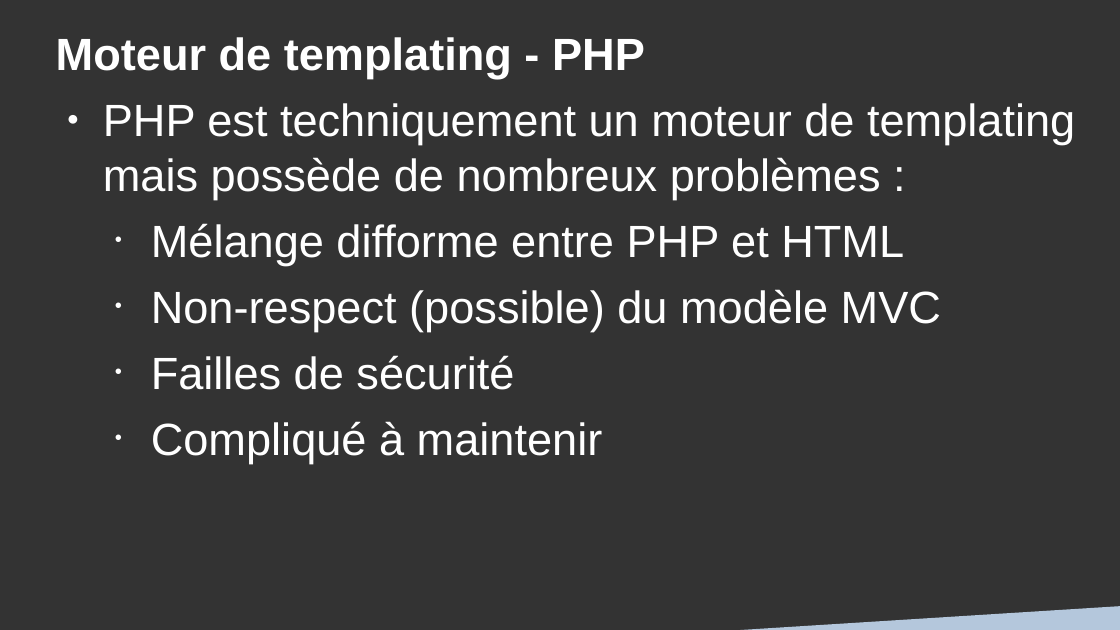
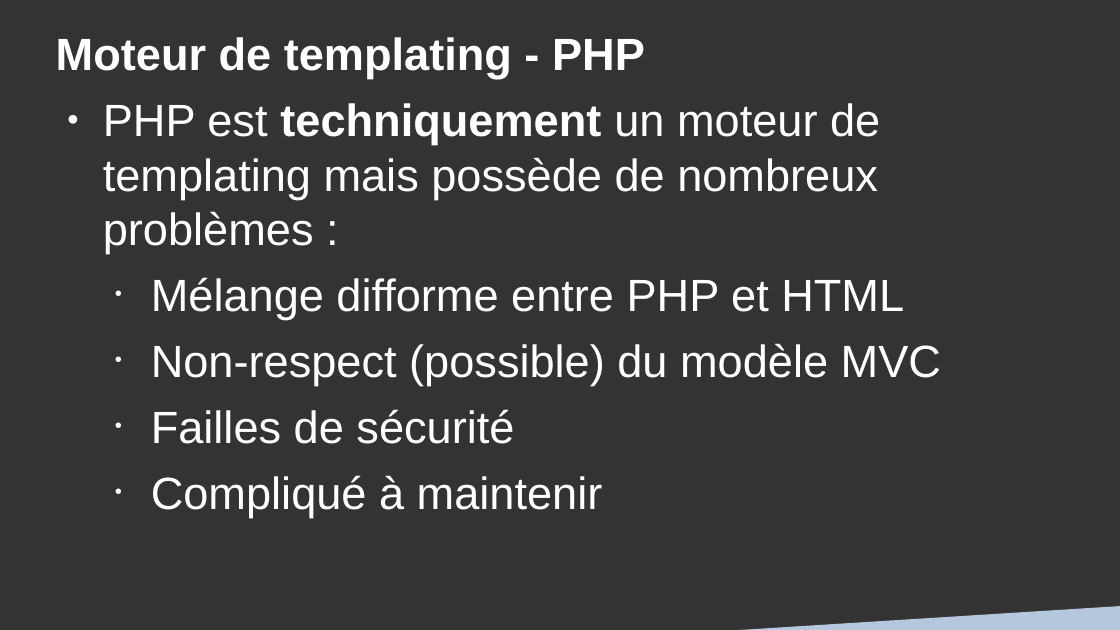
Before and after one commit to DanYellow/cours, a slide deck: slide 32 of developpement-front-s5/travaux-pratiques/numero-4/presentation.odp. Drawn at 1120x630 pixels with LibreOffice and Linux fonts; fonts in the diff are those of the drawing. Boxes give left, top, right and bottom in pixels: in the first picture for what was removed or moved away, otherwise in the second. Text is boxed around its words. In the diff, an @@ line names an element or a change of style, - is before the commit and + after.

```diff
--- a/developpement-front-s5/travaux-pratiques/numero-4/presentation.odp
+++ b/developpement-front-s5/travaux-pratiques/numero-4/presentation.odp
@@ text at <box>103,103,880,253</box>: bold on in "techniquement" @@
```
Also in this commit, not shown: 19 other slides changed, 5 other files.
